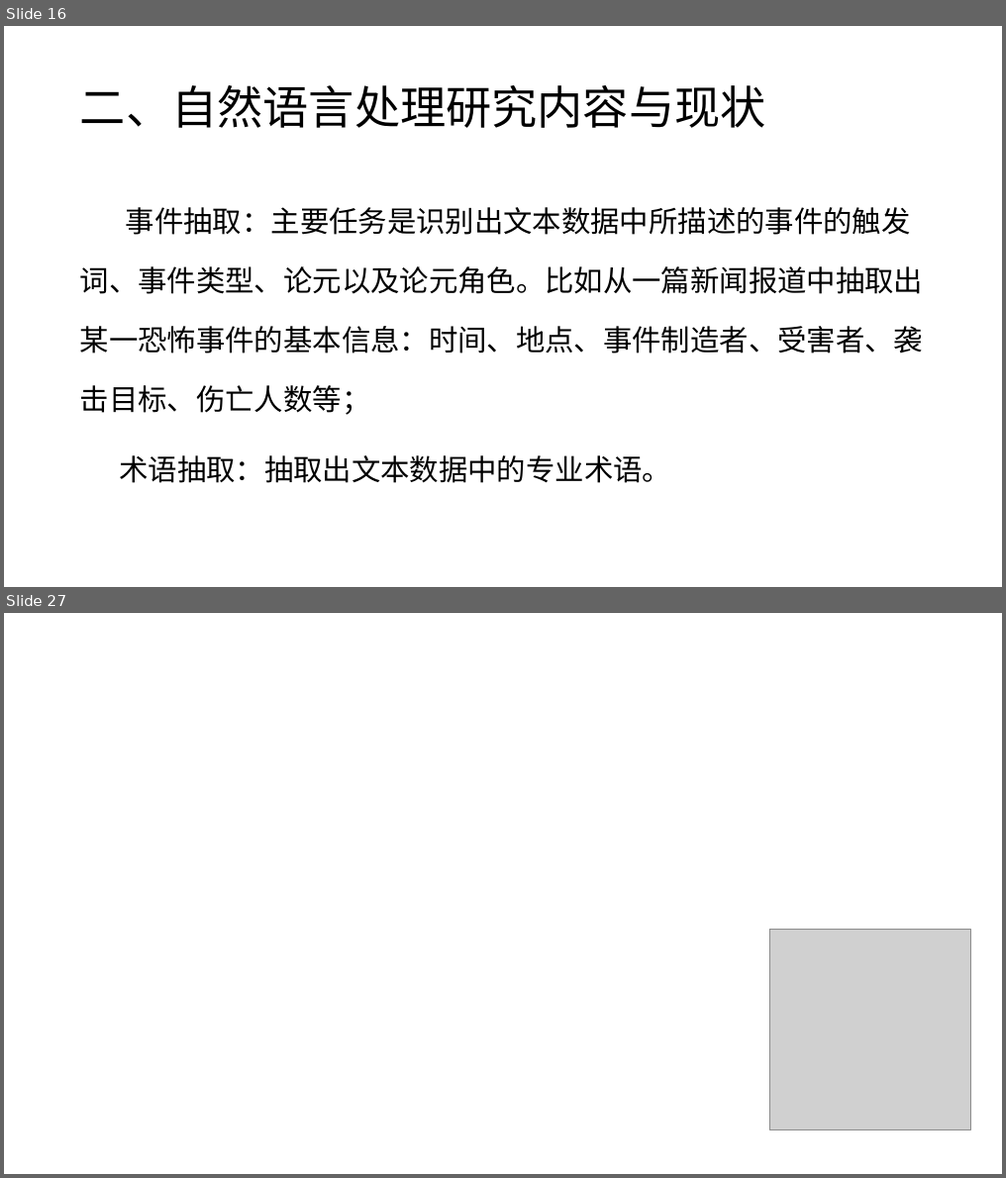
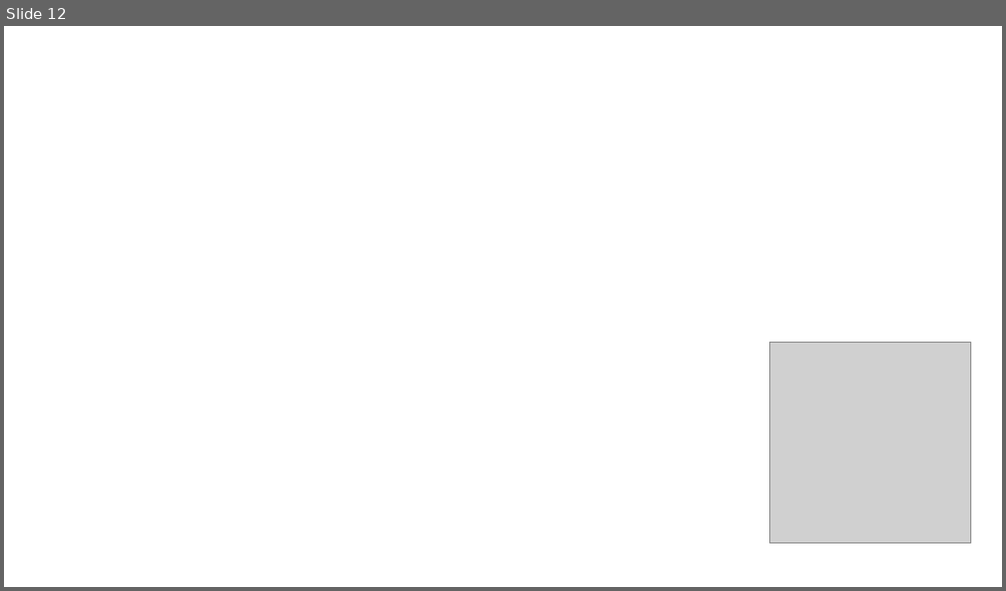
Before and after one commit to charlesXu86/Chatbot_CN, a slide deck: Chatbot_Doc/课程/NLP-4-语言模型.pptx. Shown one above the other, each under a label of ours: slides 16 and 27 before the commit, slide 12 after it; the slides between them are not shown. The pictures are 1006x1178 and 1006x591 pixels, drawn with LibreOffice and Linux fonts; fonts in the diff are those of the drawing; grey boxes stand for pictures; background and template pictures are left out. Boxes give left, top, right and bottom in pixels: in the first picture for what was removed or moved away, otherwise in the second. Text is boxed around its words. In the diff, an @@ line names an element or a change of style, - is before the commit and + after.

```diff
--- a/Chatbot_Doc/课程/NLP-4-语言模型.pptx
+++ b/Chatbot_Doc/课程/NLP-4-语言模型.pptx
@@ slide 16 removed at bbox=[4, 26, 1002, 587], background #FFFFFF @@
@@ title removed at bbox=[80, 85, 766, 128] @@
-二、自然语言处理研究内容与现状
@@ text removed at bbox=[80, 207, 923, 483] @@
-事件抽取：主要任务是识别出文本数据中所描述的事件的触发词、事件类型、论元以及论元角色。比如从一篇新闻报道中抽取出某一恐怖事件的基本信息：时间、地点、事件制造者、受害者、袭击目标、伤亡人数等；
-术语抽取：抽取出文本数据中的专业术语。
@@ what was slide 27 is now slide 12 @@
```
Also in this commit, not shown: 5 slides changed, 6 slides added, 20 other slides removed, 1 other file.
